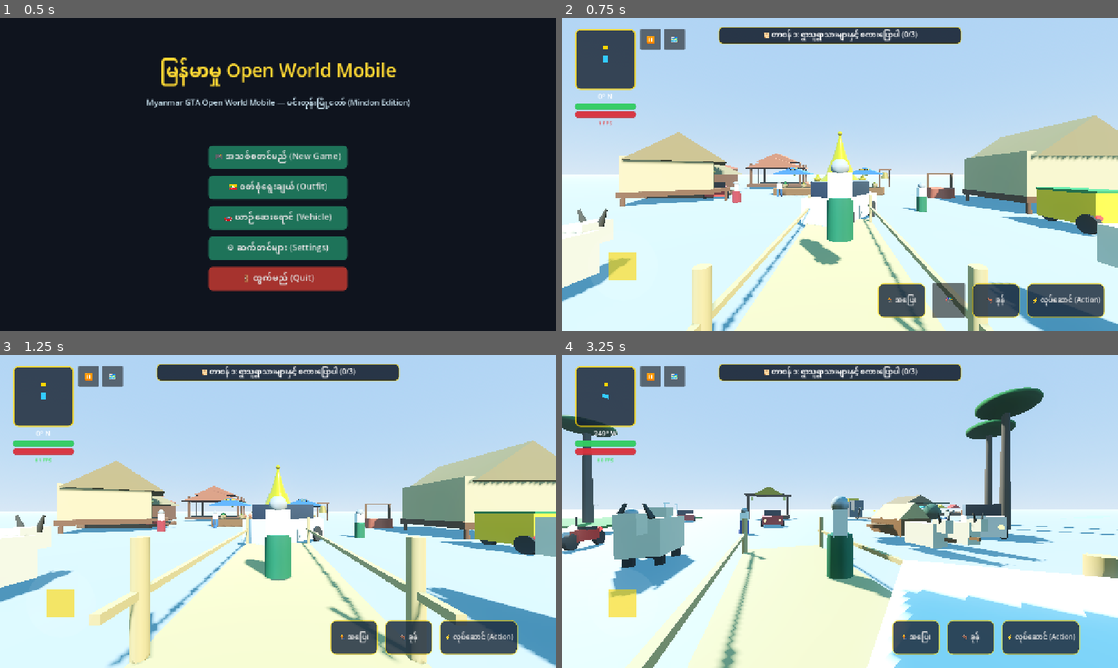
Above: before the commit, frames 1-4 (two rows, left to right).
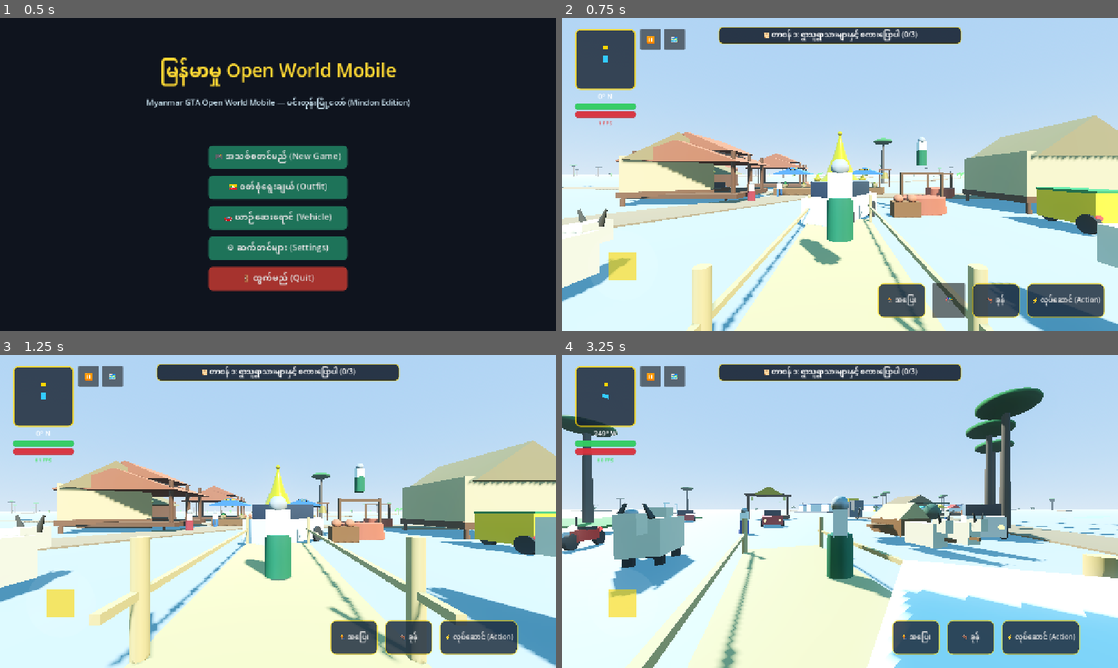
Above: after the commit, the same moments.

Repository: sudohlaingwin/gta-open-world
Game: Godot game, scene res://scenes/main_menu.tscn
Two runs of this game, one before a commit and one after it. Both use one fixed random seed, a clock stepped at 60 frames per second and the inputs below.
Inputs (mouse positions are in pixels of both pictures, inside the frame that each line leads up to):
- Up to frame 1 (0.5 s): no input
- Up to frame 2 (0.75 s): click "🎮 အသစ်စတင်မည် (New Game)" at 0.5 s
- Up to frame 3 (1.25 s): no input
- Up to frame 4 (3.25 s): drag from (628, 611) to (895, 442) at 1.27 s; drag from (728, 527) to (812, 574) at 2.02 s; move the mouse to (895, 442) at 2.77 s; hold Right (ui_right) from 2.78 s (still down); hold Ctrl from 2.78 s (still down)

Frame 1 is identical in both runs. In frame 2, 5.3% of the frame differs, in the area x 0-78%, y 36-68%; in frame 3, 4.6%; in frame 4, 1.6%.
Error before the commit: Parse Error: Identifier "cx" not declared in the current scope. (res://scripts/mindon_map_builder.gd:129)
Error after the commit: Trying to assign value of type 'ColorRect' to a variable of type 'Panel'. (res://scripts/virtual_joystick.gd:12)

Commit message:
Slice 81: zero-warning GIS node hierarchy and pulsing waypoint beacon animation

Diff:
--- a/scenes/waypoint_beacon.tscn
+++ b/scenes/waypoint_beacon.tscn
@@ -1,4 +1,6 @@
-[gd_scene load_steps=5 format=3]
+[gd_scene load_steps=6 format=3]
+
+[ext_resource type="Script" path="res://scripts/waypoint_beacon.gd" id="1_beacon"]
 
 [sub_resource type="CylinderMesh" id="CylinderMesh_beam"]
 top_radius = 0.15
@@ -6,6 +8,7 @@
 height = 28.0
 
 [sub_resource type="StandardMaterial3D" id="StandardMaterial3D_beam_glow"]
+transparency = 1
 shading_mode = 0
 albedo_color = Color(1.0, 0.25, 0.2, 0.85)
 
@@ -18,6 +21,7 @@
 albedo_color = Color(1.0, 0.85, 0.2, 1.0)
 
 [node name="WaypointBeacon" type="Node3D" groups=["waypoint_beacon"]]
+script = ExtResource("1_beacon")
 visible = false
 
 [node name="LightPillar" type="MeshInstance3D" parent="."]
--- a/scripts/mindon_map_builder.gd
+++ b/scripts/mindon_map_builder.gd
@@ -82,8 +82,8 @@
 				palm_pos.y = 0.0
 
 				var palm = PALM_SCENE.instantiate()
+				road_holder.add_child(palm)
 				palm.global_position = palm_pos
-				road_holder.add_child(palm)
 				palm_count += 1
 
 			if i % 4 == 1 and banana_count < 70:
@@ -93,8 +93,8 @@
 				banana_pos.y = 0.0
 
 				var banana = BANANA_SCENE.instantiate()
+				road_holder.add_child(banana)
 				banana.global_position = banana_pos
-				road_holder.add_child(banana)
 				banana_count += 1
 
 func _generate_mindon_buildings(buildings: Array) -> void:
@@ -121,6 +121,8 @@
 		if pts.is_empty():
 			continue
 
+		var cx = 0.0
+		var cz = 0.0
 		var min_x = 99999.0
 		var max_x = -99999.0
 		var min_z = 99999.0
@@ -192,13 +194,13 @@
 			sign.position = Vector3(0.0, 3.8, 5.1)
 			hosp.add_child(sign)
 
+			building_holder.add_child(hosp)
 			hosp.global_position = Vector3(cx, 0.0, cz)
-			building_holder.add_child(hosp)
 		else:
 			# Myanmar teak & bamboo elevated residential home
 			var house = HOUSE_SCENE.instantiate()
+			building_holder.add_child(house)
 			house.global_position = Vector3(cx, 0.0, cz)
-			building_holder.add_child(house)
 
 func _generate_mindon_rivers(rivers: Array) -> void:
 	var river_holder = Node3D.new()
@@ -240,13 +242,13 @@
 	add_child(amenities_holder)
 
 	var well = WELL_SCENE.instantiate()
+	amenities_holder.add_child(well)
 	well.global_position = Vector3(5.0, 0.0, -8.0)
-	amenities_holder.add_child(well)
 
 	var pot = POT_SCENE.instantiate()
+	amenities_holder.add_child(pot)
 	pot.global_position = Vector3(3.5, 0.0, -6.5)
-	amenities_holder.add_child(pot)
 
 	var zayat = ZAYAT_SCENE.instantiate()
+	amenities_holder.add_child(zayat)
 	zayat.global_position = Vector3(-12.0, 0.0, -14.0)
-	amenities_holder.add_child(zayat)
--- /dev/null
+++ b/scripts/waypoint_beacon.gd
@@ -0,0 +1,23 @@
+extends Node3D
+
+# --- Waypoint Beacon Vertical Beam Pulse Animation ---
+@onready var light_pillar: MeshInstance3D = $LightPillar
+@onready var beacon_head: MeshInstance3D = $BeaconHead
+
+var time_accum: float = 0.0
+
+func _process(delta: float) -> void:
+	if not visible:
+		return
+	time_accum += delta
+	# Pulsing beacon head scale and bob
+	var pulse = 1.0 + sin(time_accum * 4.0) * 0.18
+	if beacon_head:
+		beacon_head.scale = Vector3(pulse, pulse, pulse)
+		beacon_head.position.y = 28.0 + sin(time_accum * 2.5) * 0.8
+
+	# Pulsing pillar light alpha
+	if light_pillar:
+		var mat = light_pillar.get_surface_override_material(0)
+		if mat is StandardMaterial3D:
+			mat.albedo_color.a = 0.65 + sin(time_accum * 3.0) * 0.25
Not shown, changed: COLLAB.md
